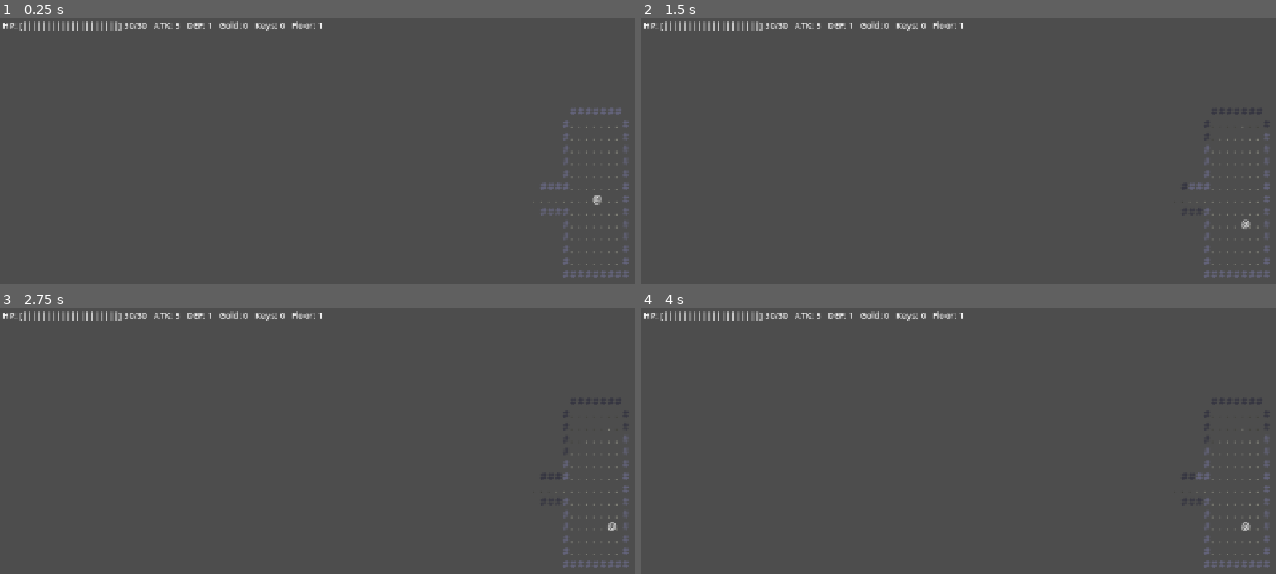
Above: before the commit, frames 1-4 (two rows, left to right).
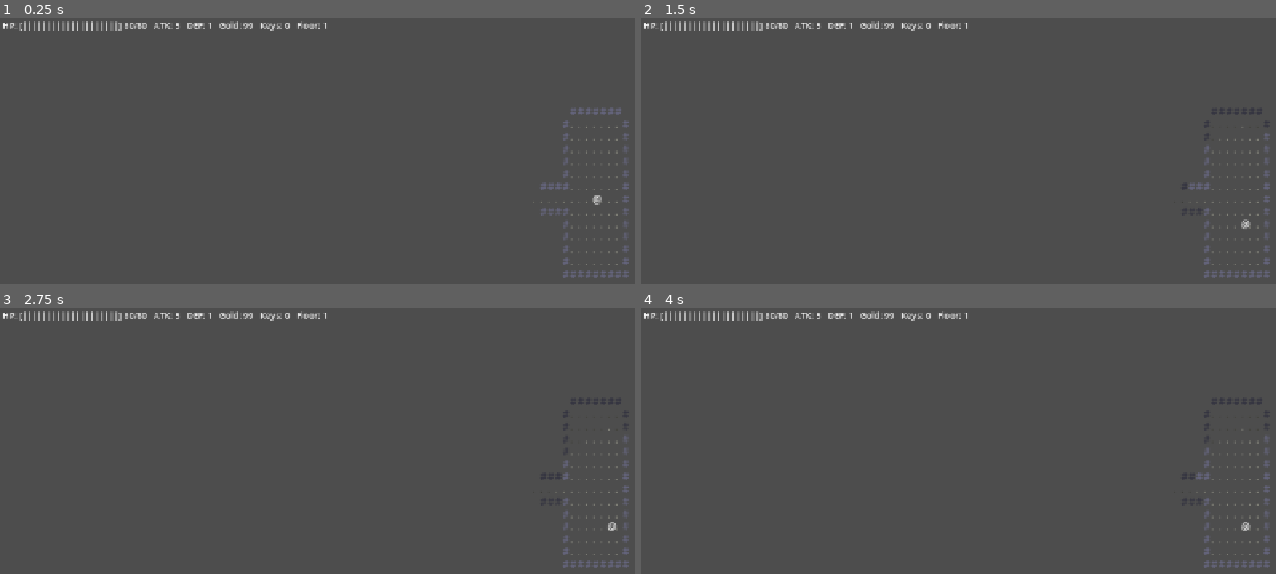
Above: after the commit, the same moments.

Repository: batsling/Roguelike-like
Game: Godot game, scene res://scenes/strategy_prototype/StrategyPrototype.tscn
Same seed, same stepped clock (60 frames per second), same inputs: the game is played once before the commit and once after it. This scene is started directly instead of the project's main scene.
Inputs (mouse positions are in pixels of both pictures, inside the frame that each line leads up to):
- Up to frame 1 (0.25 s): no input
- Up to frame 2 (1.5 s): tap Enter at 0.5 s; move the mouse to (1218, 220) at 0.52 s; hold N (move_downright) 0.53-1.28 s; hold , (pickup) 0.53-1.28 s; click (1218, 220) at 0.67 s; tap R at 0.8, 1.35 s; tap Space at 1.25 s; move the mouse to (882, 265) at 1.27 s; hold Down (move_down) from 1.28 s (still down)
- Up to frame 3 (2.75 s): tap , (pickup) at 1.55 s; tap Enter at 2 s; move the mouse to (482, 433) at 2.02 s; release Down (move_down) at 2.03 s; hold N (move_downright) from 2.03 s (still down); hold , (pickup) from 2.03 s (still down); tap R at 2.3 s
- Up to frame 4 (4 s): tap Space at 2.75 s; move the mouse to (outside the picture) at 2.77 s; release N (move_downright) at 2.78 s; release , (pickup) at 2.78 s; hold Up (move_up) 2.78-3.53 s; tap . (wait) at 2.85 s; click (outside the picture) at 2.92 s; tap , (pickup) at 3.05 s; tap Enter at 3.5 s; move the mouse to (outside the picture) at 3.52 s; hold B (move_downleft) from 3.53 s (still down); tap R at 3.6 s

The runs differ from the first frame. In frame 1, 0.2% of the frame differs, in the area x 19-52%, y 1-5%; in frame 2, 0.2%; in frame 3, 0.2%; in frame 4, 0.2%.

Commit message:
Wire strategy floor into the project overworld loop
Strategy prototype now obeys the same close-on-finish contract as
ActionFloor, so portals to strategy-type games route through the
existing overworld flow:

- strategy_prototype/Main.gd:
  - signal closed(was_victory, target_game_id) + target_game_id field
  - _ready detects embedded vs standalone via GameState.character_id;
    standalone applies Ironclad up-front like ActionFloor does
  - Player HP/MaxHP now come from GameState.hp/max_hp instead of a
    hardcoded 30, so vitals sync with deckbuilder/action sections
  - Staircase calls _close_floor(true) in embedded mode (one strategy
    game = one roguelike floor); multi-floor descent stays for
    standalone testing
  - Gold pickups (overworld + combat) write to GameState.change_gold
  - Defeat overlay button is mode-aware: Continue (close to overworld)
    when embedded, Restart run + [R] in standalone
  - _close_floor pushes the player's HP back to GameState.set_hp

- strategy_prototype/GameState.gd (StrategyState autoload):
  - Dropped the duplicated `gold` field; gold lives on the shared
    GameState autoload now. Keys stay (strategy-only mechanic).

- strategy/combat/BattleView.gd: combat gold pickup also routes
  through GameState.change_gold.

- strategy_prototype/HUD.gd: gold display reads from GameState.gold.

- Main.gd: STRATEGY_FLOOR_SCENE preload + _show_strategy_floor
  symmetric with the action floor. _on_portal_entered routes
  GameData.GameType.STRATEGY to it.

- data/games/dicefolk.tres: flipped type from DECKBUILDER to STRATEGY
  so the new route is reachable in-game (Dicefolk is a turn-based
  strategy roguelike in reality, so this also fixes a miscategorization).

Diff:
--- a/godot/data/games/dicefolk.tres
+++ b/godot/data/games/dicefolk.tres
@@ -8,7 +8,7 @@
 id = &"dicefolk"
 display_name = "Dicefolk"
 year = 2024
-type = 2
+type = 1
 games_influenced = Array[StringName]([])
 tags = PackedStringArray("dice")
 enemy_pool = Array[StringName]([])
--- a/godot/scripts/Main.gd
+++ b/godot/scripts/Main.gd
@@ -9,6 +9,7 @@
 const COMBAT_SCENE := preload("res://scenes/deckbuilder/DeckbuilderCombat.tscn")
 const MAP_SCENE := preload("res://scenes/deckbuilder/GameMap.tscn")
 const ACTION_FLOOR_SCENE := preload("res://scenes/action/ActionFloor.tscn")
+const STRATEGY_FLOOR_SCENE := preload("res://scenes/strategy_prototype/StrategyPrototype.tscn")
 
 var _current_scene: Node = null
 # Carried across an Overworld free + reinstantiate so the new
@@ -54,12 +55,14 @@
 	_swap_to(ow)
 
 func _on_portal_entered(game_id: StringName) -> void:
-	# Route by the target game's type. Strategy games will get their
-	# own floor in Phase 4; for now they fall back to the deckbuilder
-	# mini-map.
+	# Route by the target game's type. Strategy games get a one-floor
+	# roguelike via the strategy prototype; action games get the action
+	# floor; everything else falls back to the deckbuilder mini-map.
 	var g: GameData = Data.get_game(game_id)
 	if g != null and g.type == GameData.GameType.ACTION:
 		_show_action_floor(game_id)
+	elif g != null and g.type == GameData.GameType.STRATEGY:
+		_show_strategy_floor(game_id)
 	else:
 		_show_deckbuilder_map(game_id)
 
@@ -73,6 +76,13 @@
 func _show_action_floor(game_id: StringName) -> void:
 	GameState.phase = GameState.Phase.COMBAT
 	var floor_scene: ActionFloor = ACTION_FLOOR_SCENE.instantiate()
+	floor_scene.target_game_id = game_id
+	floor_scene.closed.connect(_on_floor_closed)
+	_swap_to(floor_scene)
+
+func _show_strategy_floor(game_id: StringName) -> void:
+	GameState.phase = GameState.Phase.COMBAT
+	var floor_scene: Node = STRATEGY_FLOOR_SCENE.instantiate()
 	floor_scene.target_game_id = game_id
 	floor_scene.closed.connect(_on_floor_closed)
 	_swap_to(floor_scene)
--- a/godot/scripts/strategy/combat/BattleView.gd
+++ b/godot/scripts/strategy/combat/BattleView.gd
@@ -553,7 +553,8 @@
 	if item.auto_pickup:
 		match item.item_type:
 			StrategyItem.ItemType.GOLD:
-				StrategyState.gold += int(item.amount)
+				# Gold persists across sections — write straight to GameState.
+				GameState.change_gold(int(item.amount))
 				_battle_map.remove_item_entry(entry)
 				return "+%d gold" % int(item.amount)
 			StrategyItem.ItemType.KEY:
--- a/godot/scripts/strategy_prototype/GameState.gd
+++ b/godot/scripts/strategy_prototype/GameState.gd
@@ -31,8 +31,9 @@
 var player: StrategyEntity = null
 var entities: Array = []  # all living entities including player (floor scope)
 
-# Run-scope counters that persist across floors.
-var gold: int = 0
+# Per-floor counters. Gold lives on the shared `GameState` autoload so it
+# survives going back to the overworld; keys are a strategy-only mechanic
+# (locked doors) and reset every floor.
 var keys: int = 0
 
 func reset() -> void:
@@ -41,7 +42,6 @@
 	entities.clear()
 	player = null
 	map = null
-	gold = 0
 	keys = 0
 
 func get_entity_at(pos: Vector2i) -> StrategyEntity:
--- a/godot/scripts/strategy_prototype/HUD.gd
+++ b/godot/scripts/strategy_prototype/HUD.gd
@@ -69,7 +69,7 @@
 	_status_label.text = "HP: %s %d/%d   ATK: %d   DEF: %d   Gold: %d   Keys: %d   Floor: %d" % [
 		hp_bar, player.hp, player.max_hp,
 		player.attack, player.defense,
-		StrategyState.gold, StrategyState.keys,
+		GameState.gold, StrategyState.keys,
 		floor_num
 	]
 
--- a/godot/scripts/strategy_prototype/Main.gd
+++ b/godot/scripts/strategy_prototype/Main.gd
@@ -1,4 +1,18 @@
 extends Node
+
+# Strategy floor entry point. Behaves two ways depending on how it's
+# launched:
+#   - Embedded (`GameState.character_id != &""`): one roguelike floor =
+#     one strategy "game". Reads HP/gold/deck/spells from GameState on
+#     entry; reaching the stairs signals `closed(true)` so the project
+#     `Main.gd` returns to the overworld for verification + next-game
+#     selection; player death signals `closed(false)` and the overworld
+#     resets the run (matches the deckbuilder/action flows).
+#   - Standalone (no character applied — running the scene from the
+#     editor): applies Ironclad and seeds the demo loadout so the
+#     prototype boots into something playable.
+
+signal closed(was_victory: bool, target_game_id: StringName)
 
 @onready var _renderer: StrategyDungeonRenderer = $DungeonRenderer
 @onready var _hud: StrategyHUD = $HUD
@@ -14,12 +28,25 @@
 	&"pommel_strike", &"heavy_blade", &"anger", &"shrug_it_off", &"inflame",
 ]
 
+var target_game_id: StringName = &""
+var _embedded: bool = false   # set in _ready; true when launched from project Main
+
 var _rng: RandomNumberGenerator = RandomNumberGenerator.new()
 var _battle_overlay: CanvasLayer = null
 var _game_over_overlay: CanvasLayer = null
 
 func _ready() -> void:
 	_rng.randomize()
+	_embedded = GameState.character_id != &""
+	if not _embedded:
+		# Standalone bootstrap: apply Ironclad so GameState has HP/deck to
+		# pull from. Mirrors ActionFloor's standalone path.
+		var ironclad: CharacterData = Data.get_character(&"ironclad")
+		if ironclad != null:
+			GameState.reset_run()
+			GameState.apply_character(ironclad)
+	if target_game_id == &"":
+		target_game_id = GameState.current_game_id
 	StrategyTurnManager.connect("enemy_turns_started", _run_enemy_turns)
 	StrategyCombatSession.connect("combat_started", _on_combat_started)
 	StrategyCombatSession.connect("combat_ended", _on_combat_ended)
@@ -60,13 +87,18 @@
 	var start = map.get_start_pos()
 
 	if StrategyState.player == null:
+		# HP/MaxHP come from GameState so the strategy floor shares vitals
+		# with the deckbuilder/action sections. Attack/defense are still
+		# strategy-local since the tactical combat layer uses its own
+		# basic-attack constants (see BattleView.DEFAULT_BASIC_ATTACK).
 		var player = StrategyEntity.new()
 		player.grid_pos = start
 		player.glyph = "@"
 		player.color = Color.WHITE
 		player.name = "you"
 		player.is_player = true
-		player.max_hp = 30; player.hp = 30
+		player.max_hp = maxi(1, GameState.max_hp)
+		player.hp = clampi(GameState.hp, 0, player.max_hp)
 		player.attack = 5; player.defense = 1
 		StrategyState.player = player
 		StrategyState.entities.append(player)
@@ -144,7 +176,10 @@
 
 func _input(event: InputEvent) -> void:
 	if StrategyState.phase == StrategyState.GamePhase.DEAD:
-		if event is InputEventKey and event.pressed and event.keycode == KEY_R:
+		# Embedded death routes through the overworld's run-reset flow —
+		# the player uses the Continue button on the defeat overlay. R-key
+		# in-place restart only makes sense for the standalone prototype.
+		if not _embedded and event is InputEventKey and event.pressed and event.keycode == KEY_R:
 			_new_game()
 		return
 
@@ -235,7 +270,8 @@
 	for it in picked:
 		match it.item_type:
 			StrategyItem.ItemType.GOLD:
-				StrategyState.gold += it.amount
+				# Gold persists across sections — route to the shared GameState.
+				GameState.change_gold(it.amount)
 				StrategyLog.add("You pick up %d gold." % it.amount, Color(1.0, 0.9, 0.3))
 			StrategyItem.ItemType.KEY:
 				StrategyState.keys += 1
@@ -285,12 +321,19 @@
 
 func _try_descend() -> void:
 	var tile = StrategyState.map.get_tile(StrategyState.player.grid_pos.x, StrategyState.player.grid_pos.y)
-	if tile == StrategyState.TileType.STAIRS_DOWN:
-		StrategyState.dungeon_floor += 1
-		StrategyLog.add("You descend to floor %d." % StrategyState.dungeon_floor, Color(0.8, 1.0, 0.8))
-		_load_floor()
-	else:
+	if tile != StrategyState.TileType.STAIRS_DOWN:
 		StrategyLog.add("There are no stairs here.", Color.GRAY)
+		return
+	# In the project flow one strategy game = one roguelike floor. The
+	# staircase closes the floor with a victory and the overworld handles
+	# verification + the next game. Standalone keeps the multi-floor demo
+	# loop so the prototype scene is still playable on its own.
+	if _embedded:
+		_close_floor(true)
+		return
+	StrategyState.dungeon_floor += 1
+	StrategyLog.add("You descend to floor %d." % StrategyState.dungeon_floor, Color(0.8, 1.0, 0.8))
+	_load_floor()
 
 func _try_pickup() -> void:
 	var player = StrategyState.player
@@ -382,9 +425,38 @@
 	var btn := Button.new()
 	btn.position = Vector2(120, 180)
 	btn.size = Vector2(240, 56)
-	btn.text = "Restart run"
-	btn.pressed.connect(_new_game)
+	# Embedded floor: close back to the overworld so the project
+	# Main can run the standard defeat flow (run restart, etc).
+	# Standalone: in-place restart matching the prototype loop.
+	if _embedded:
+		btn.text = "Continue"
+		btn.pressed.connect(_close_defeat)
+	else:
+		btn.text = "Restart run"
+		btn.pressed.connect(_new_game)
 	panel.add_child(btn)
+
+func _close_defeat() -> void:
+	_close_floor(false)
+
+# Floor exit (stairs or defeat). Syncs vitals back to GameState, frees
+# any open overlays, and emits the close signal so project Main can
+# advance the overworld flow.
+func _close_floor(was_victory: bool) -> void:
+	_sync_vitals_to_gamestate()
+	if _battle_overlay != null:
+		_battle_overlay.queue_free()
+		_battle_overlay = null
+	if _game_over_overlay != null:
+		_game_over_overlay.queue_free()
+		_game_over_overlay = null
+	emit_signal("closed", was_victory, target_game_id)
+	queue_free()
+
+func _sync_vitals_to_gamestate() -> void:
+	if StrategyState.player == null:
+		return
+	GameState.set_hp(StrategyState.player.hp)
 
 func _refresh() -> void:
 	var player = StrategyState.player
Not shown, changed: docs/STRATEGY_COMBAT_PLAN.md
